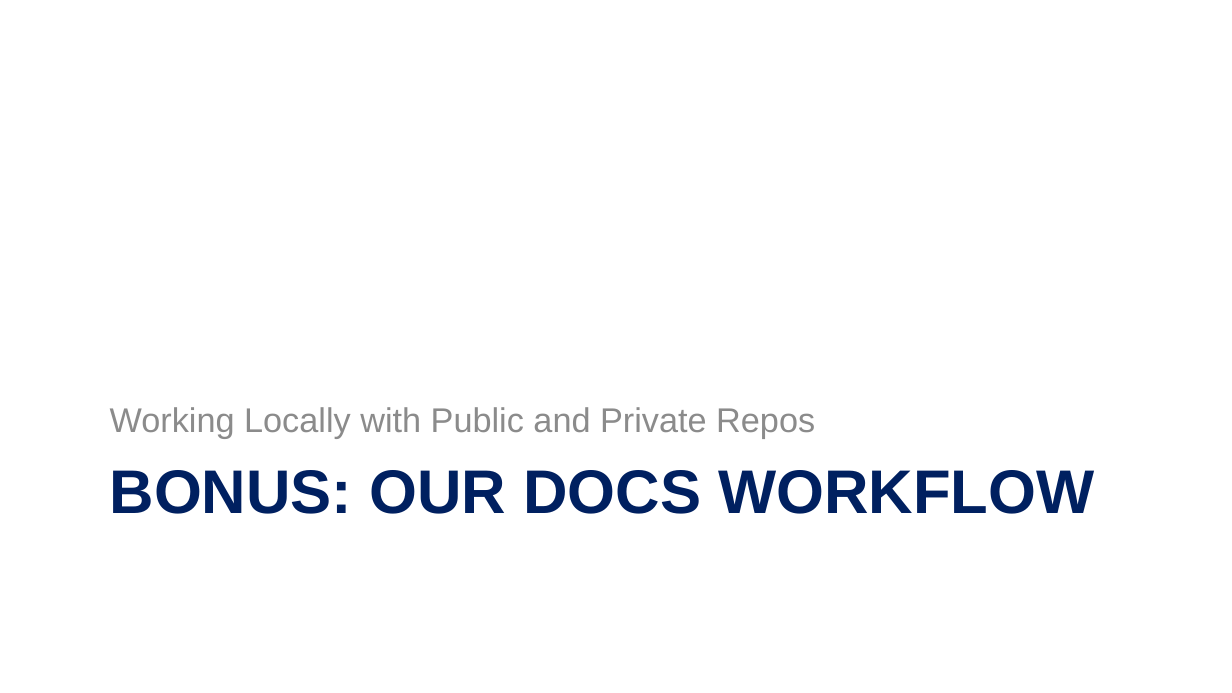
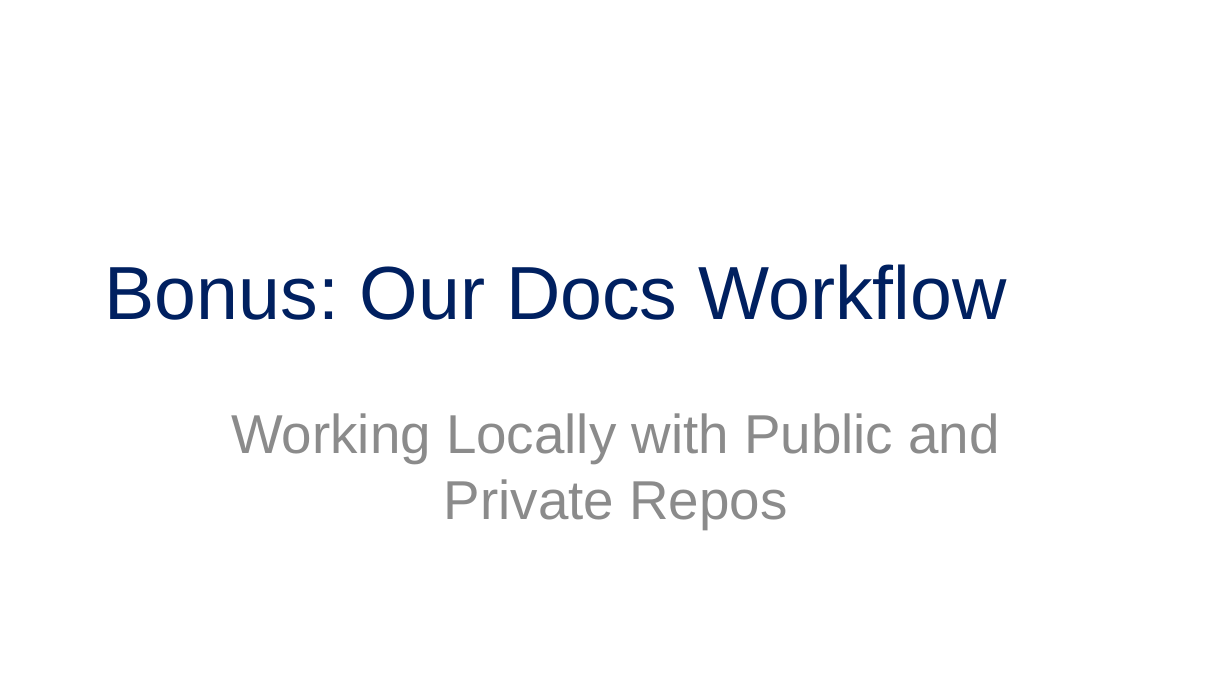
Before and after one commit to alvinashcraft/speaking, a slide deck: slide 16 of 2025/1116_VSLiveOrlando/Contributing to Learn/VSLive Orlando 25 - Become a MS Learn Contributor_AlvinAshcraft.pptx. Drawn at 1232x693 pixels with LibreOffice and Linux fonts; fonts in the diff are those of the drawing; background and template pictures are left out. Boxes give left, top, right and bottom in pixels: in the first picture for what was removed or moved away, otherwise in the second. Text is boxed around its words. In the diff, an @@ line names an element or a change of style, - is before the commit and + after.

```diff
--- a/2025/1116_VSLiveOrlando/Contributing to Learn/VSLive Orlando 25 - Become a MS Learn Contributor_AlvinAshcraft.pptx
+++ b/2025/1116_VSLiveOrlando/Contributing to Learn/VSLive Orlando 25 - Become a MS Learn Contributor_AlvinAshcraft.pptx
@@ title "Bonus: Our Docs Workflow" at (105, 264, 1006, 320): vertical alignment top to middle @@
@@ title at (105, 264, 1006, 320): text changed; size 36 to 44 pt; bold off @@
-BONUS: OUR DOCS WORKFLOW
+Bonus: Our Docs Workflow
@@ subtitle "Working Locally with Public and ...": place and size @@
-subtitle "Working Locally with Public and ..." at (110, 407, 815, 438)
+subtitle "Working Locally with Public and ..." at (231, 413, 999, 529)
@@ subtitle "Working Locally with Public and ..." at (231, 413, 999, 529): size 20 to 32 pt; alignment left to centre; more space between paragraphs; vertical alignment bottom to top @@
```
Also in this commit, not shown: 14 other slides changed.
